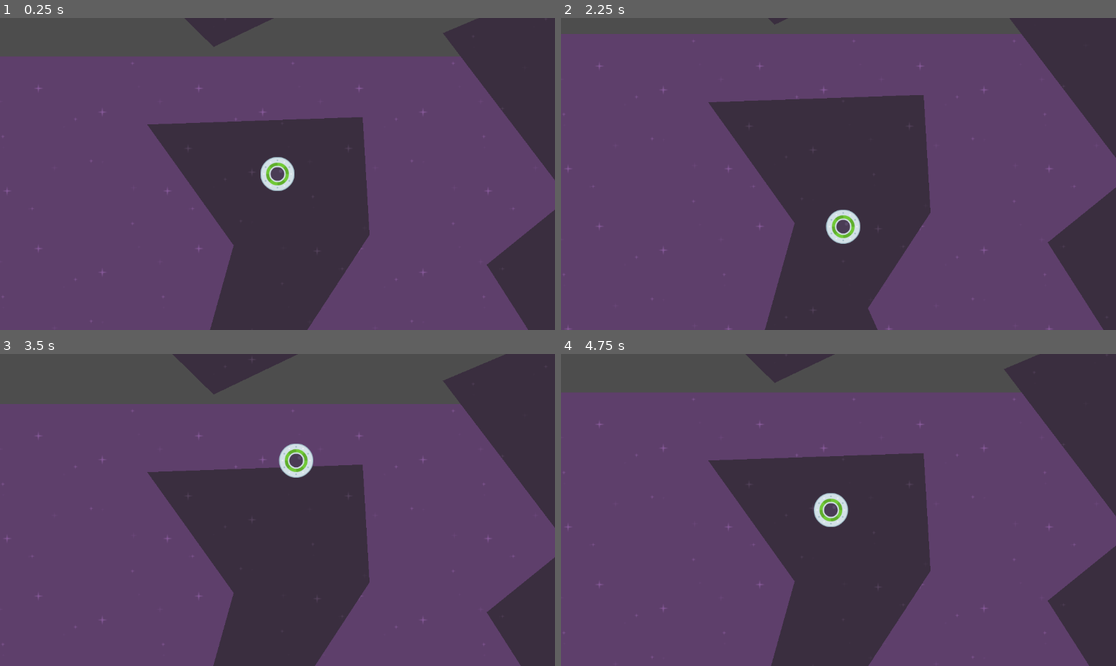
Above: before the commit, frames 1-4 (two rows, left to right).
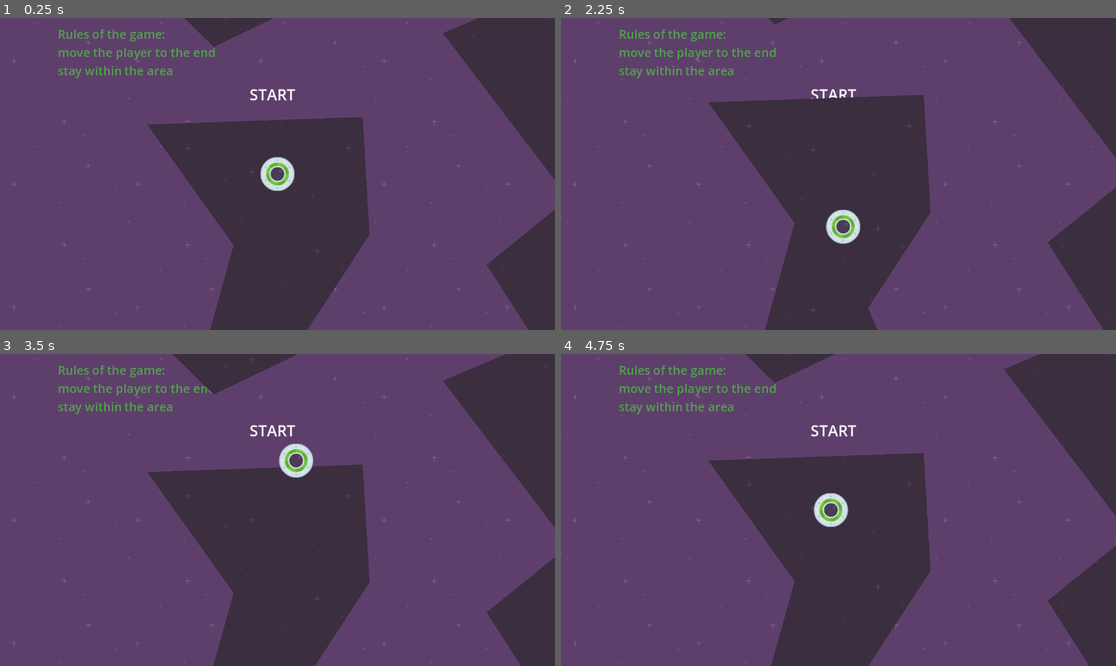
Above: after the commit, the same moments.

Repository: TommyVanAcker/speedy-saucer
Game: Godot game, scene res://level_1.tscn
Two runs of this game, one before a commit and one after it. Both use one fixed random seed, a clock stepped at 60 frames per second and the inputs below.
Inputs:
- Up to frame 1 (0.25 s): no input
- Up to frame 2 (2.25 s): tap Enter at 0.5 s; hold Right (move_right) 0.53-1.28 s; hold Down (move_down) 1.28-2.03 s; hold Right (move_right) from 2.03 s (still down)
- Up to frame 3 (3.5 s): release Right (move_right) at 2.78 s; hold Up (move_up) from 2.78 s (still down)
- Up to frame 4 (4.75 s): release Up (move_up) at 3.53 s; hold Left (move_left) from 3.53 s (still down)

The runs differ from the first frame. In frame 1, 9.8% of the frame differs, in the area x 0-100%, y 0-100%; in frame 2, 5.1%; in frame 3, 12%; in frame 4, 9.8%.

Commit message:
add labels and reorganize using a node

Diff:
--- a/level.gd
+++ b/level.gd
@@ -1,10 +1,6 @@
 extends Node2D
 
 
-# Called when the node enters the scene tree for the first time.
-func _ready() -> void:
-	pass
 
-
-func _on_maze_body_exited(body: Node2D) -> void:
+func _on_maze_body_exited(_body: Node2D) -> void:
 	get_tree().reload_current_scene()
--- a/level_1.tscn
+++ b/level_1.tscn
@@ -1,19 +1,64 @@
-[gd_scene load_steps=5 format=3 uid="uid://dg1c57sot3wuh"]
+[gd_scene load_steps=7 format=3 uid="uid://dg1c57sot3wuh"]
 
 [ext_resource type="Texture2D" uid="uid://bix68jg1lap8e" path="res://assets/purple.png" id="1_3hls8"]
 [ext_resource type="Script" uid="uid://culnuh87qksu0" path="res://level.gd" id="1_hn12h"]
 [ext_resource type="PackedScene" uid="uid://264sehgeawem" path="res://player.tscn" id="2_hbghi"]
 [ext_resource type="PackedScene" uid="uid://w0mg5vxgn6py" path="res://maze.tscn" id="4_ihfcg"]
 
+[sub_resource type="LabelSettings" id="LabelSettings_ihfcg"]
+font_size = 32
+
+[sub_resource type="LabelSettings" id="LabelSettings_rka8t"]
+font_size = 25
+font_color = Color(0.3182045, 0.6393745, 0.29719758, 1)
+
 [node name="Level1" type="Node2D"]
 script = ExtResource("1_hn12h")
 
-[node name="Background" type="TextureRect" parent="."]
+[node name="Graphics" type="Node" parent="."]
+
+[node name="CanvasLayer" type="CanvasLayer" parent="Graphics"]
+layer = -10
+
+[node name="Background" type="TextureRect" parent="Graphics/CanvasLayer"]
 z_index = -100
 offset_right = 1152.0
 offset_bottom = 648.0
 texture = ExtResource("1_3hls8")
 stretch_mode = 1
+
+[node name="StartLabel" type="Label" parent="Graphics/CanvasLayer"]
+z_index = -25
+offset_left = 507.0
+offset_top = 130.0
+offset_right = 624.0
+offset_bottom = 188.0
+text = "START"
+label_settings = SubResource("LabelSettings_ihfcg")
+horizontal_alignment = 1
+vertical_alignment = 1
+
+[node name="EndLabel" type="Label" parent="Graphics/CanvasLayer"]
+z_index = -25
+offset_left = 448.0
+offset_top = -180.0
+offset_right = 565.0
+offset_bottom = -122.0
+text = "END"
+label_settings = SubResource("LabelSettings_ihfcg")
+horizontal_alignment = 1
+vertical_alignment = 1
+
+[node name="Rules" type="Label" parent="Graphics/CanvasLayer"]
+z_index = -25
+offset_left = 120.0
+offset_top = 16.0
+offset_right = 538.0
+offset_bottom = 234.0
+text = "Rules of the game:
+move the player to the end
+stay within the area"
+label_settings = SubResource("LabelSettings_rka8t")
 
 [node name="Player" parent="." instance=ExtResource("2_hbghi")]
 position = Vector2(565, 188)
--- a/player.gd
+++ b/player.gd
@@ -1,12 +1,9 @@
 extends RigidBody2D
 
-
-# Called when the node enters the scene tree for the first time.
-func _ready() -> void:
-	pass
+var force = 25000
 
 func _physics_process(delta: float) -> void:
-	var force = 25000
+
 	if Input.is_action_pressed("move_right"):
 		apply_force(Vector2(force,0) * delta)
 	if Input.is_action_pressed("move_left"):
